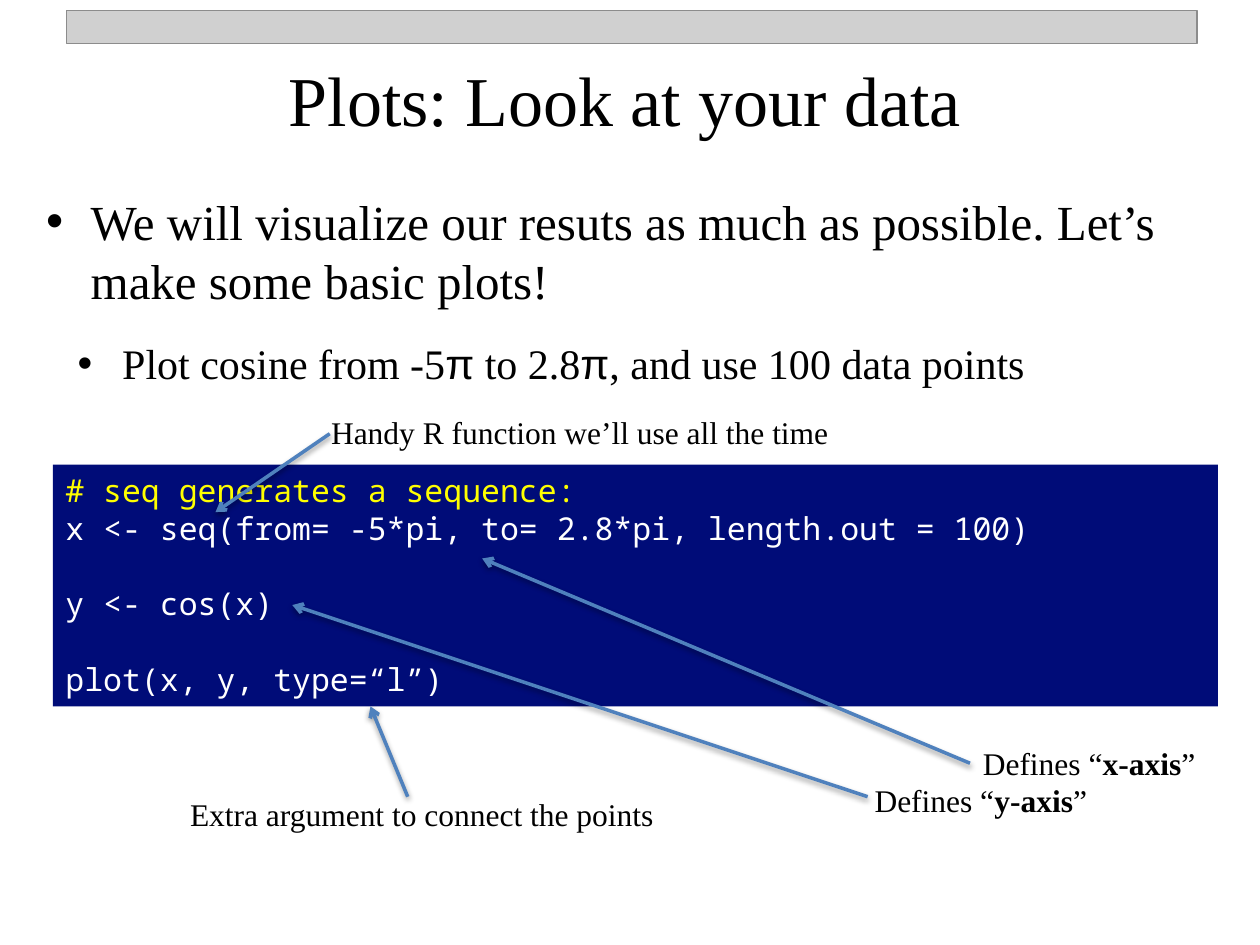
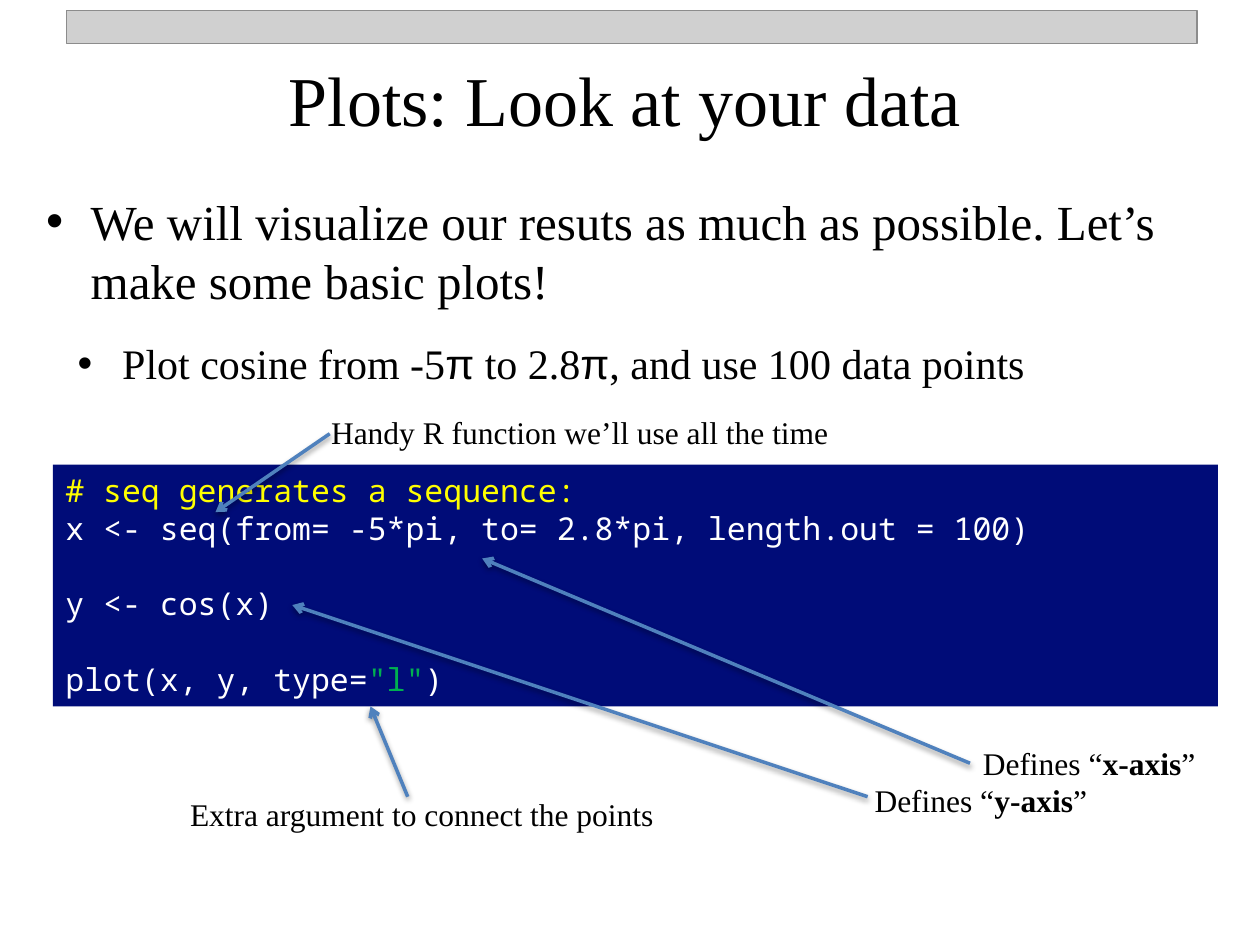
Before and after one commit to npetraco/CHE302, a slide deck: slide 10 of Laboratories/Lab0/Intro_To_R.pptx. Drawn at 1260x945 pixels with LibreOffice and Linux fonts; fonts in the diff are those of the drawing; grey boxes stand for pictures. Boxes give left, top, right and bottom in pixels: in the first picture for what was removed or moved away, otherwise in the second. Text is boxed around its words. In the diff, an @@ line names an element or a change of style, - is before the commit and + after.

```diff
--- a/Laboratories/Lab0/Intro_To_R.pptx
+++ b/Laboratories/Lab0/Intro_To_R.pptx
@@ text in rectangle at bbox=[65, 667, 443, 699]: text changed @@
-plot(x, y, type=“l”)
+plot(x, y, type="l")
```
Also in this commit, not shown: 1 other slide changed, 1 other file.
